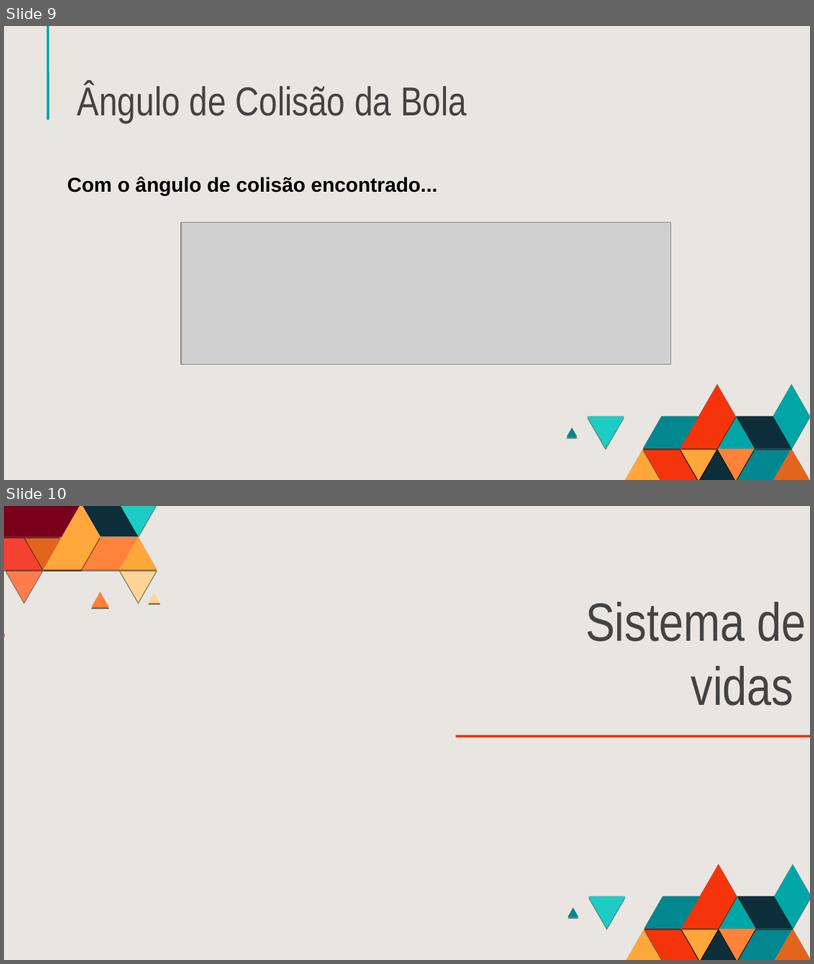
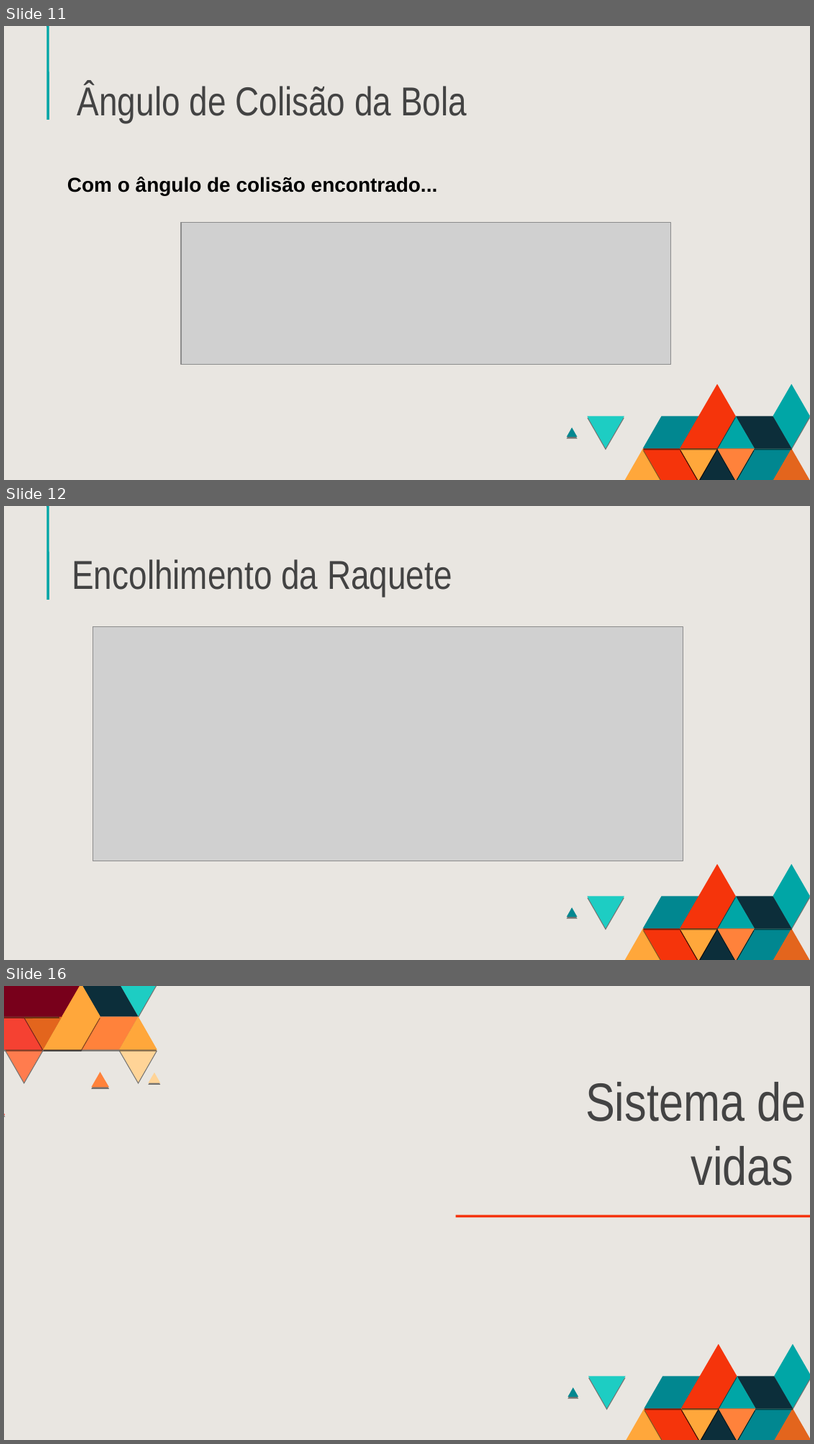
Before and after one commit to gasmartin/breakout-game, a slide deck: BreakoutGame.odp. Shown one above the other, each under a label of ours: slides 9 and 10 before the commit, slides 11, 12 and 16 after it; the slides between them are not shown. The pictures are 814x964 and 814x1444 pixels, drawn with LibreOffice and Linux fonts; fonts in the diff are those of the drawing; grey boxes stand for pictures. Boxes give left, top, right and bottom in pixels: in the first picture for what was removed or moved away, otherwise in the second. Text is boxed around its words. In the diff, an @@ line names an element or a change of style, - is before the commit and + after.

```diff
--- a/BreakoutGame.odp
+++ b/BreakoutGame.odp
@@ slide 12 added at [4, 506, 810, 960], background #E9E6E1; not listed: 19 template elements that a slide beside it also shows @@
@@ title added at [72, 559, 453, 596], 36 pt, text #434343 @@
+Encolhimento da Raquete
@@ picture added at [93, 627, 683, 861] @@
@@ what was slide 9 is now slide 11 @@
@@ what was slide 10 is now slide 16 @@
```
Also in this commit, not shown: 3 slides changed, 5 other slides added.
